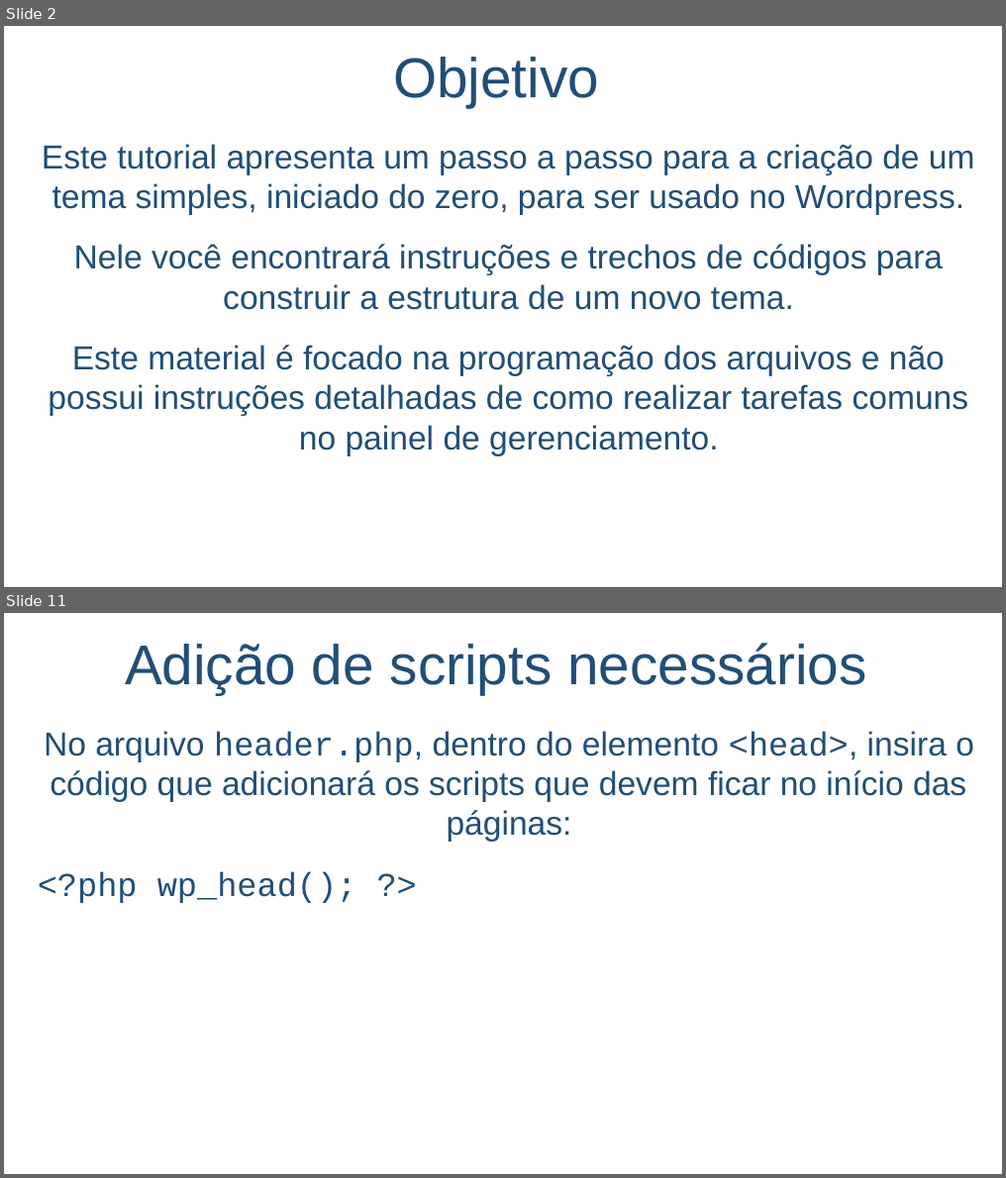
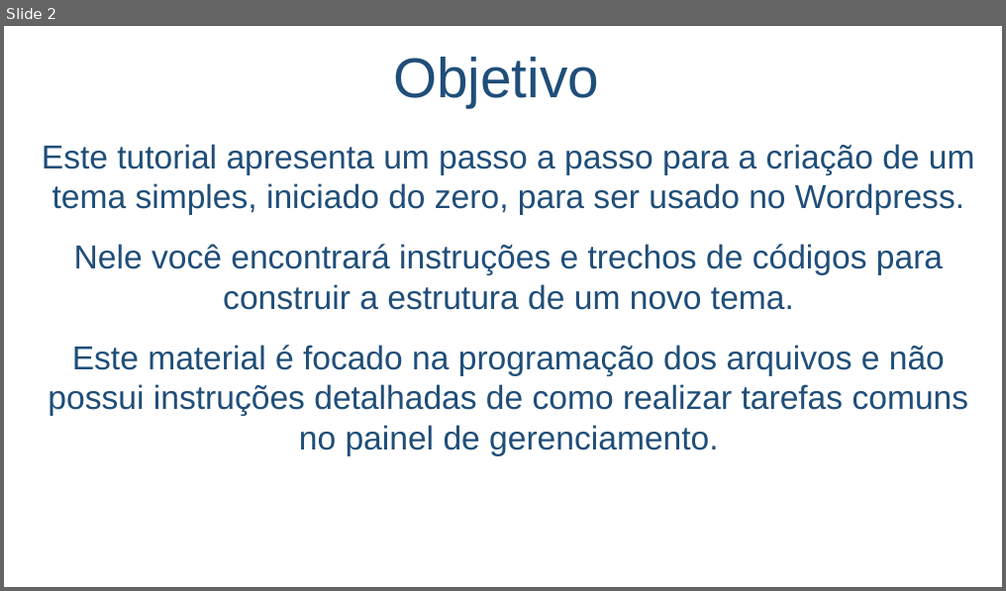
Before and after one commit to salmo-jr/public-slides, a slide deck: javascript-introducao.pptx. Shown one above the other, each under a label of ours: slides 2 and 11 before the commit, slide 2 after it; the slides between them are not shown. The pictures are 1006x1178 and 1006x591 pixels, drawn with LibreOffice and Linux fonts; fonts in the diff are those of the drawing; background and template pictures are left out. Boxes give left, top, right and bottom in pixels: in the first picture for what was removed or moved away, otherwise in the second. Text is boxed around its words. In the diff, an @@ line names an element or a change of style, - is before the commit and + after.

```diff
--- a/javascript-introducao.pptx
+++ b/javascript-introducao.pptx
@@ slide 11 removed at <box>4,613,1002,1174</box>, background picture (left out) @@
@@ title removed at <box>125,643,866,694</box> @@
-Adição de scripts necessários
@@ text removed at <box>38,731,974,903</box> @@
-No arquivo header.php, dentro do elemento <head>, insira o código que adicionará os scripts que devem ficar no início das páginas:
-<?php wp_head(); ?>
```
Also in this commit, not shown: 3 slides changed, 8 slides added, 42 other slides removed.
